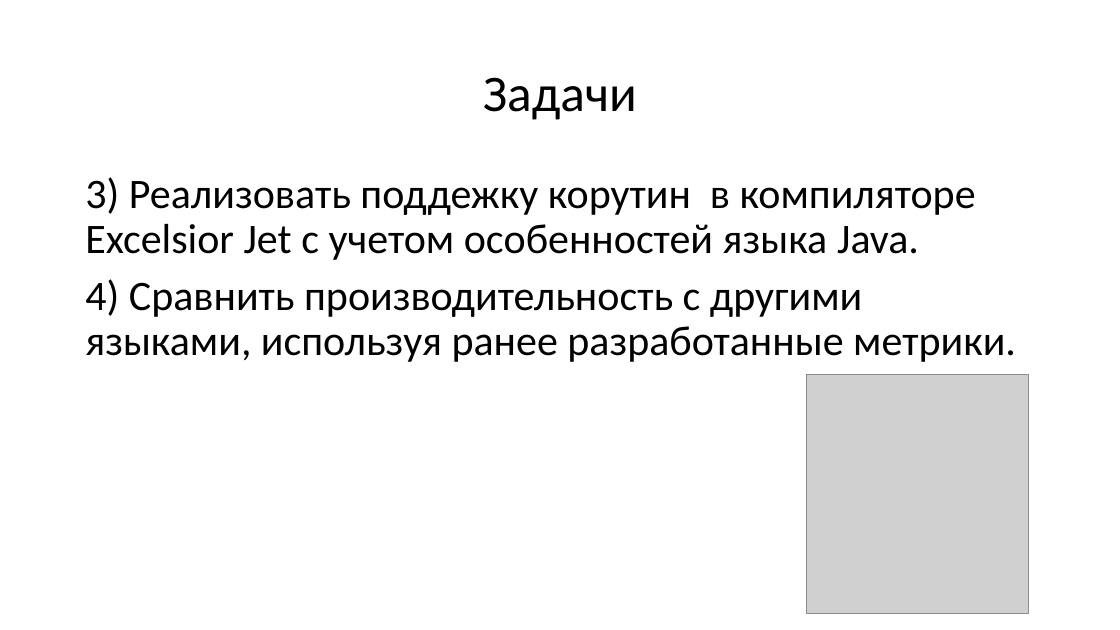
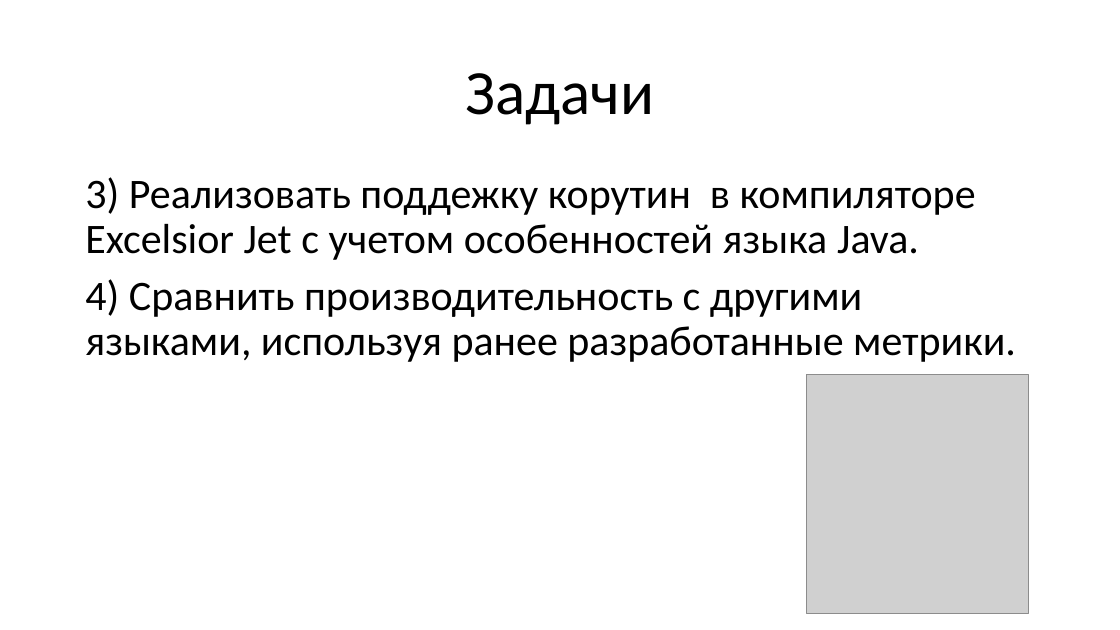
Before and after one commit to epanteleev/bachelor-s-degree, a slide deck: slide 8 of Эффективная реализация сопрограмм в управляемой среде.pptx (slide 7 before the commit). Drawn at 1120x630 pixels with LibreOffice and Linux fonts; fonts in the diff are those of the drawing; grey boxes stand for pictures. Boxes give left, top, right and bottom in pixels: in the first picture for what was removed or moved away, otherwise in the second. Text is boxed around its words. In the diff, an @@ line names an element or a change of style, - is before the commit and + after.

```diff
--- a/Эффективная реализация сопрограмм в управляемой среде.pptx
+++ b/Эффективная реализация сопрограмм в управляемой среде.pptx
@@ title "Задачи" at box(466, 73, 655, 125): size 44 to 54 pt @@
```
Also in this commit, not shown: 3 other slides changed, 1 slide added.
